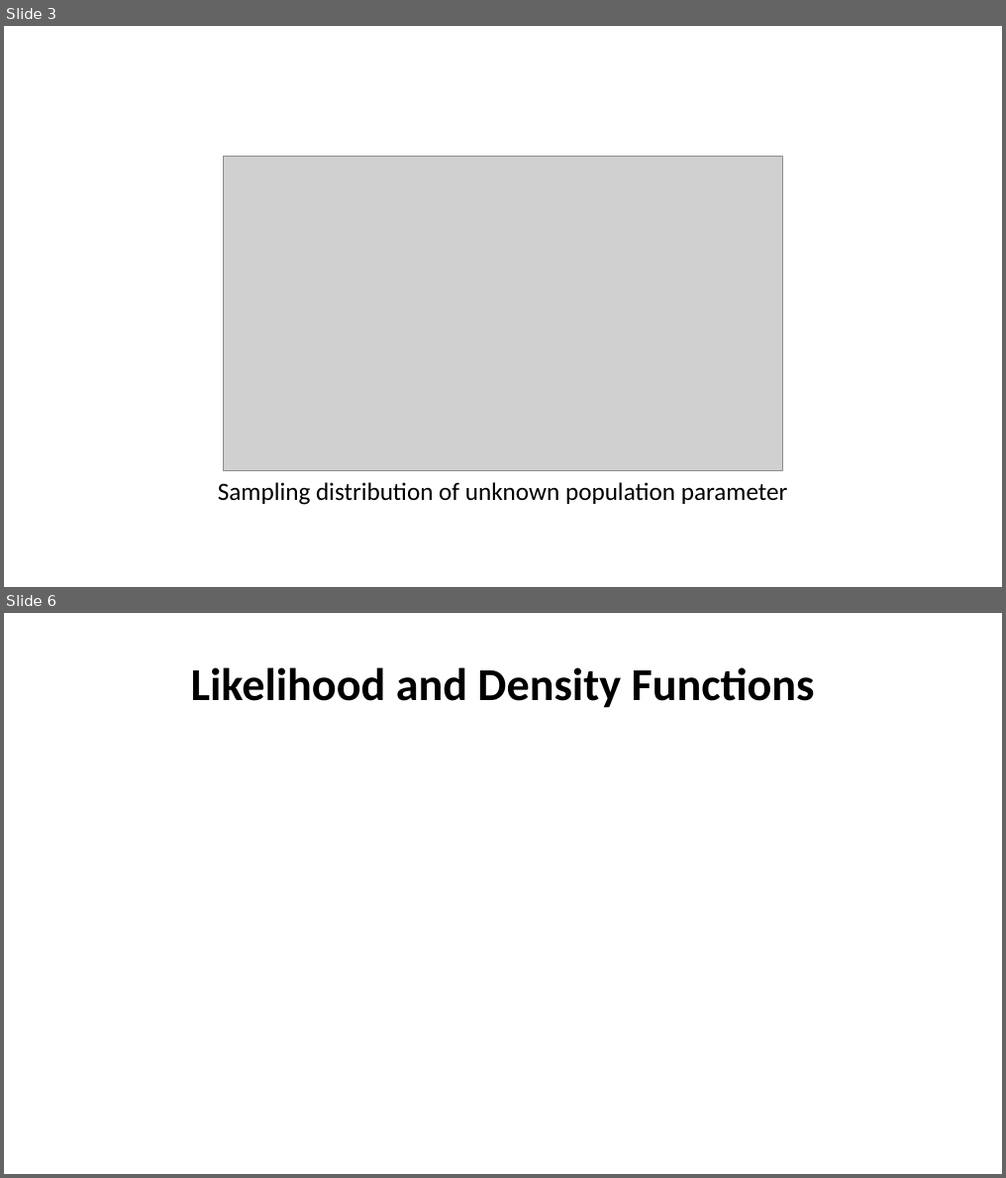
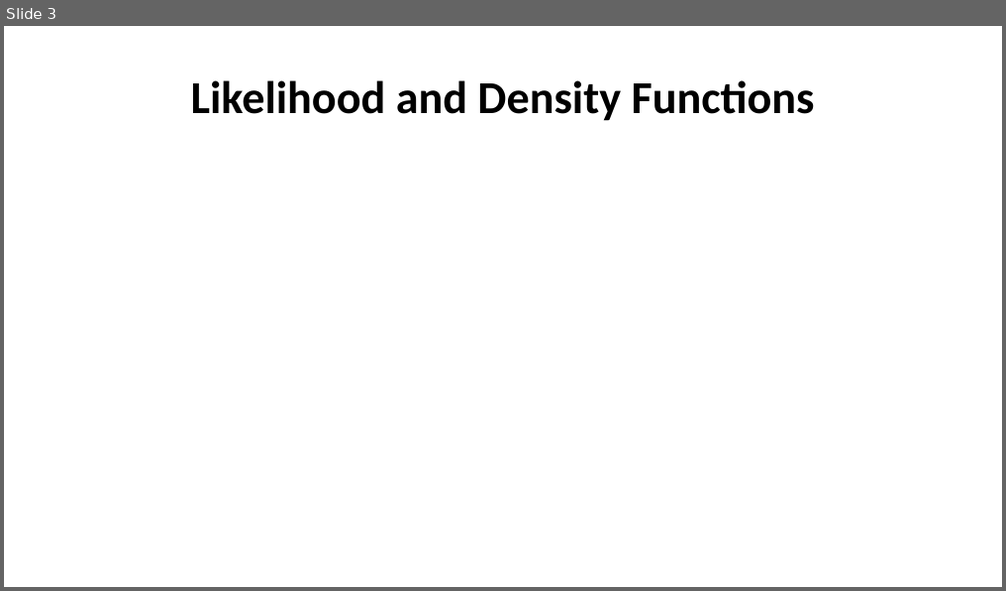
Before and after one commit to StephenElston/CSCI-E-83, a slide deck: LectureSlides/05_ParameterEstimationAndLikelihood.pptx. Shown one above the other, each under a label of ours: slides 3 and 6 before the commit, slide 3 after it; the slides between them are not shown. The pictures are 1006x1178 and 1006x591 pixels, drawn with LibreOffice and Linux fonts; fonts in the diff are those of the drawing; grey boxes stand for pictures. Boxes give left, top, right and bottom in pixels: in the first picture for what was removed or moved away, otherwise in the second. Text is boxed around its words. In the diff, an @@ line names an element or a change of style, - is before the commit and + after.

```diff
--- a/LectureSlides/05_ParameterEstimationAndLikelihood.pptx
+++ b/LectureSlides/05_ParameterEstimationAndLikelihood.pptx
@@ slide 3 removed at (4, 26, 1002, 587), background #FFFFFF @@
@@ picture removed at (223, 157, 782, 472) @@
@@ text removed at (218, 482, 788, 505) @@
-Sampling distribution of unknown population parameter
@@ what was slide 6 is now slide 3 @@
```
Also in this commit, not shown: 1 slide changed, 2 slides added, 3 other slides removed, 1 other file.
